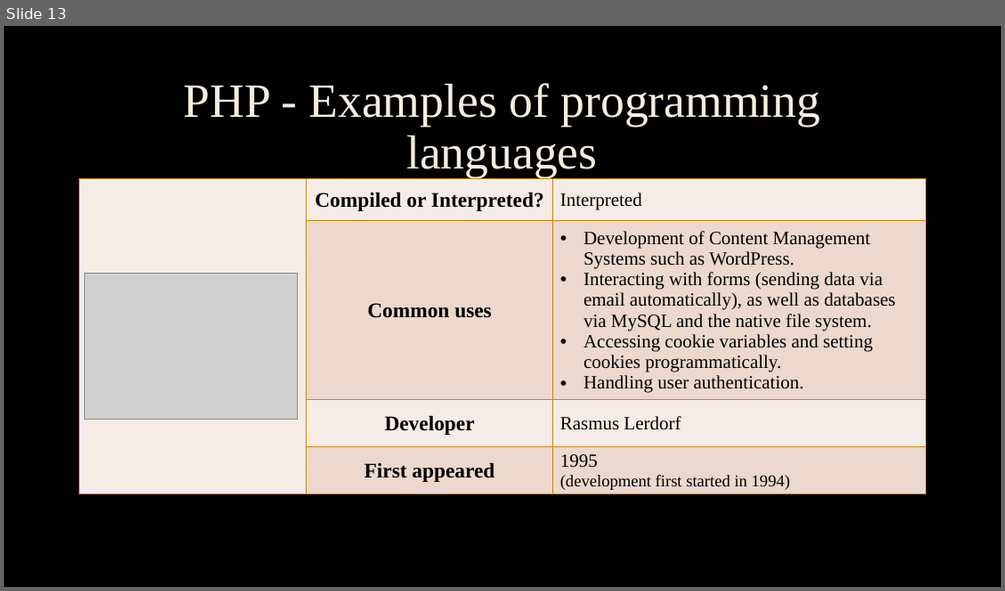
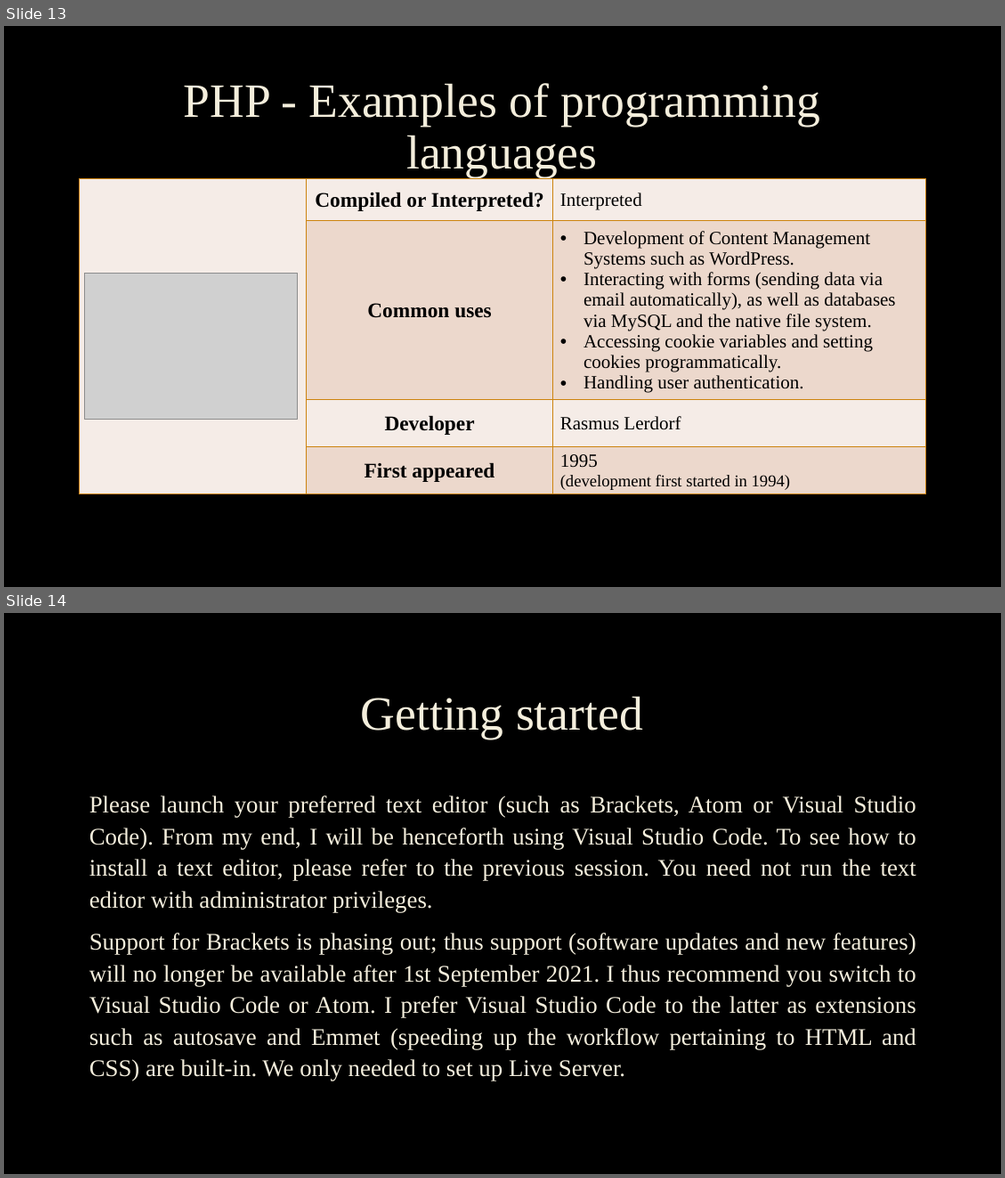
Before and after one commit to mandyfarrugia2001/webdevtuts, a slide deck: Presentations/4. Creating your first webpage using HTML.pptx. Shown one above the other, each under a label of ours: slide 13 before the commit, slides 13 and 14 after it. The pictures are 1005x591 and 1005x1178 pixels, drawn with LibreOffice and Linux fonts; fonts in the diff are those of the drawing; grey boxes stand for pictures; background and template pictures are left out. Boxes give left, top, right and bottom in pixels: in the first picture for what was removed or moved away, otherwise in the second. Text is boxed around its words. In the diff, an @@ line names an element or a change of style, - is before the commit and + after.

Commit message:
Started the guide on how to prepare our first HTML project.

```diff
--- a/Presentations/4. Creating your first webpage using HTML.pptx
+++ b/Presentations/4. Creating your first webpage using HTML.pptx
@@ slide 14 added at (x1=4, y1=613, x2=1001, y2=1174), background picture (left out) @@
@@ title added at (x1=361, y1=696, x2=643, y2=738), 46 pt, text #F4EEDC @@
+Getting started
@@ text added at (x1=89, y1=795, x2=916, y2=1081), 23 pt, text #F4EEDC @@
+Please launch your preferred text editor (such as Brackets, Atom or Visual Studio Code). From my end, I will be henceforth using Visual Studio Code. To see how to install a text editor, please refer to the previous session. You need not run the text editor with administrator privileges.
+Support for Brackets is phasing out; thus support (software updates and new features) will no longer be available after 1st September 2021. I thus recommend you switch to Visual Studio Code or Atom. I prefer Visual Studio Code to the latter as extensions such as autosave and Emmet (speeding up the workflow pertaining to HTML and CSS) are built-in. We only needed to set up Live Server.
```
Also in this commit, not shown: 1 other slide added, 1 slide removed.
